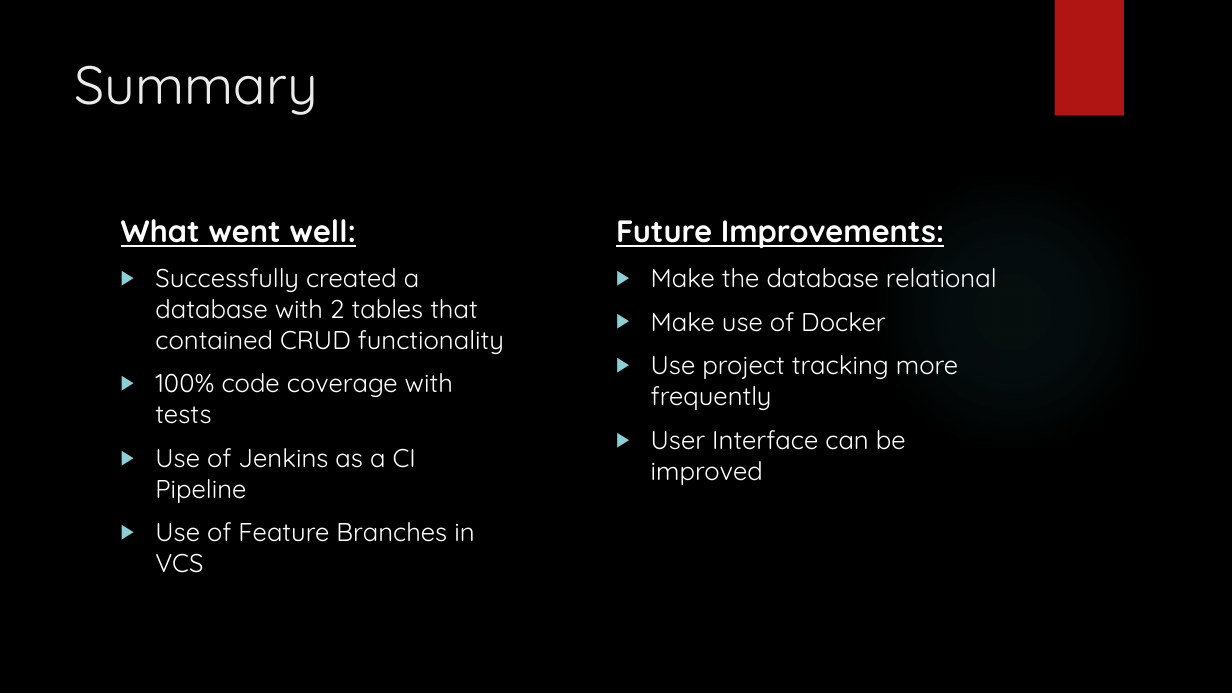
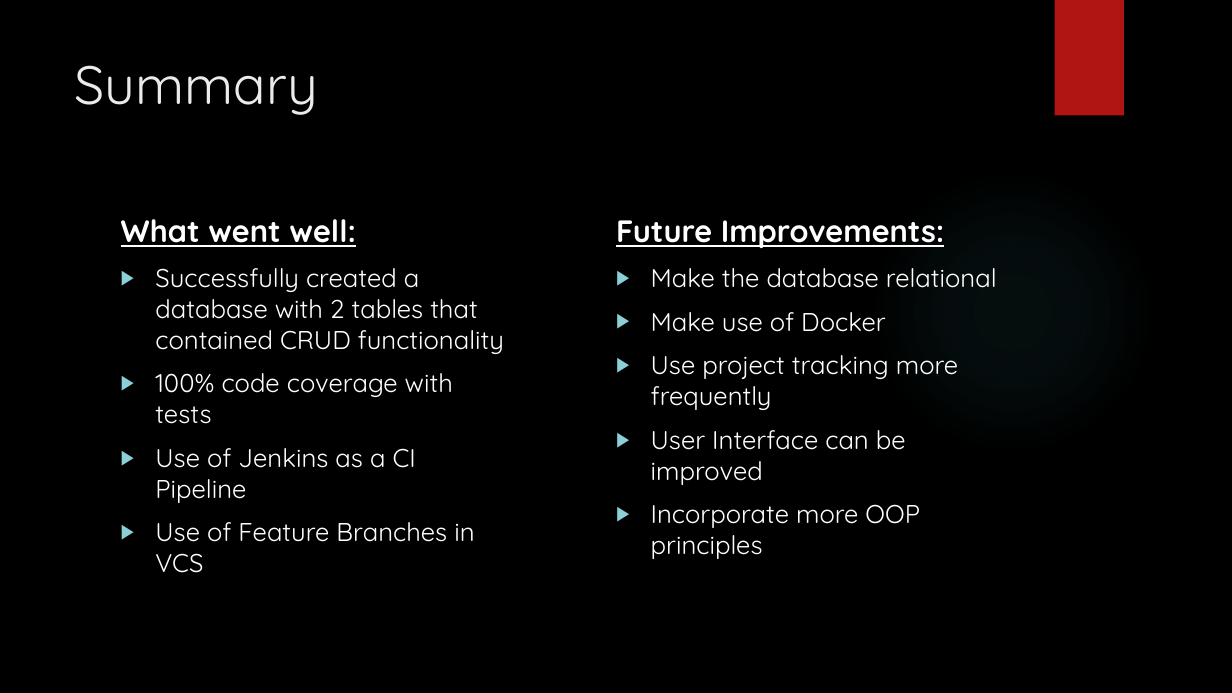
Before and after one commit to ChristopherBurns1996/1337Library, a slide deck: slide 12 of README Images/Solo Project Presentation.pptx. Drawn at 1232x693 pixels with LibreOffice and Linux fonts; fonts in the diff are those of the drawing; background and template pictures are left out. Boxes give left, top, right and bottom in pixels: in the first picture for what was removed or moved away, otherwise in the second. Text is boxed around its words. In the diff, an @@ line names an element or a change of style, - is before the commit and + after.

Commit message:
commiting final version of presentation

```diff
--- a/README Images/Solo Project Presentation.pptx
+++ b/README Images/Solo Project Presentation.pptx
@@ text at bbox=[651, 504, 920, 559]: paragraph added @@
+▶ Incorporate more OOP principles
```
